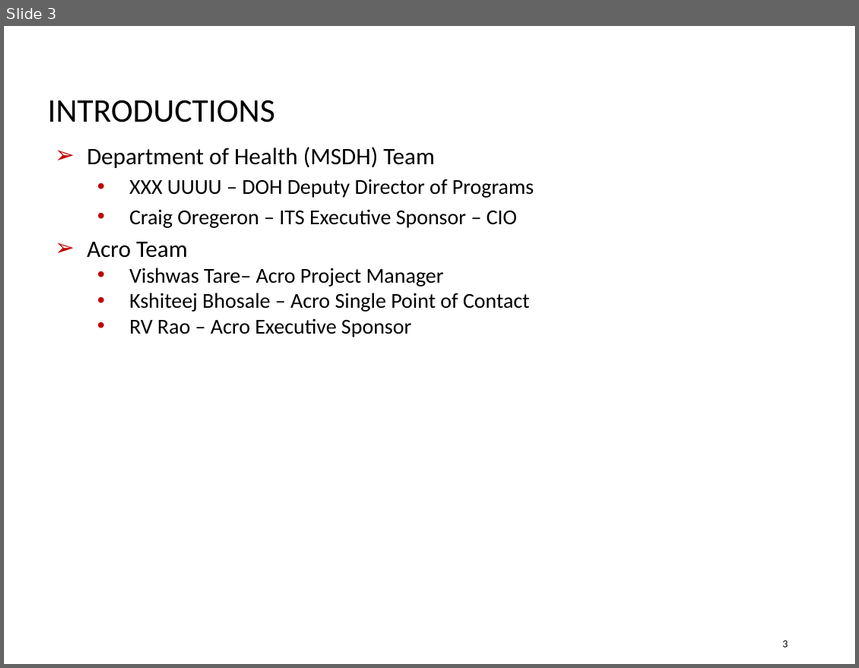
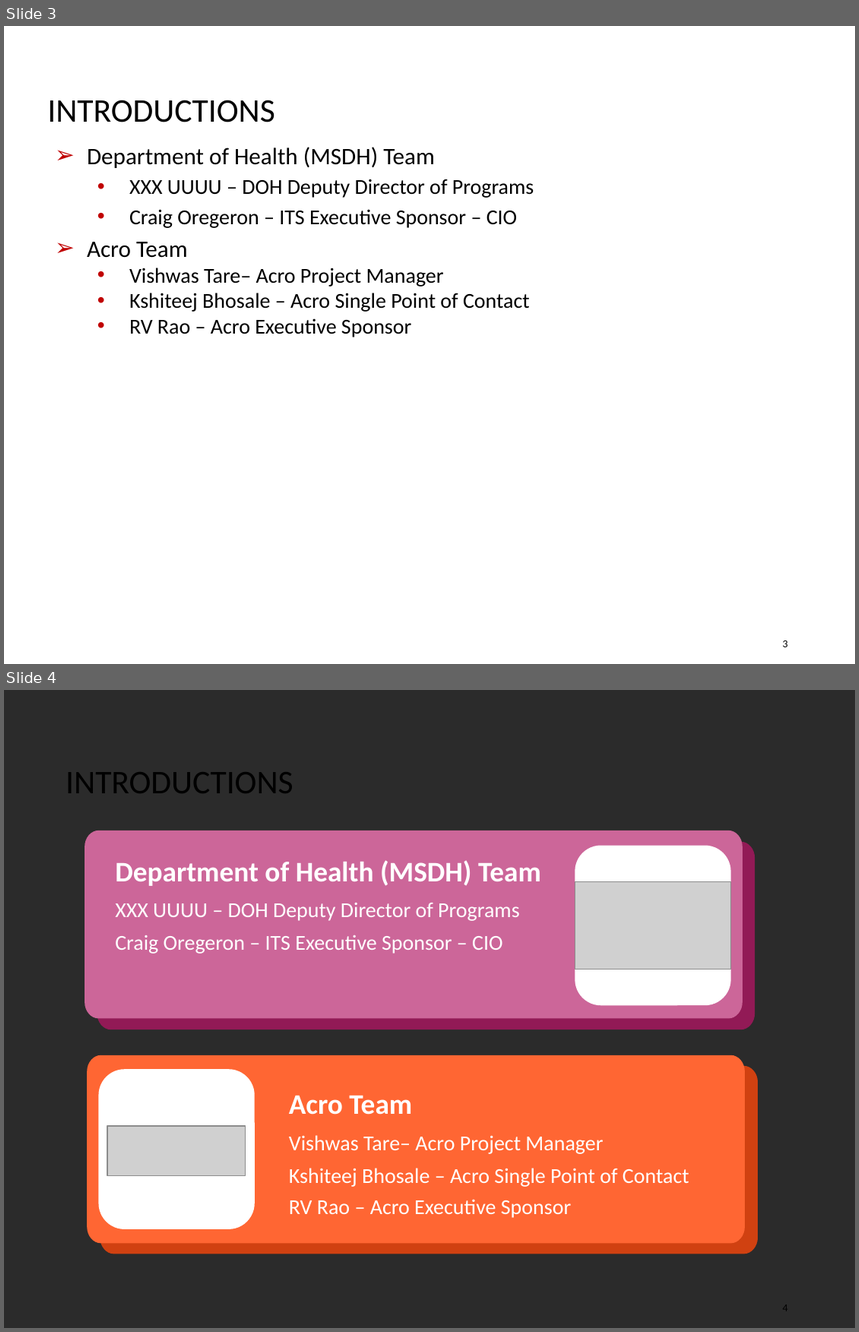
Before and after one commit to siddharthsacro/acrowork, a slide deck: 25-08-2018/KickOff_Meeting_WIPSlides-20180924-12.pptx. Shown one above the other, each under a label of ours: slide 3 before the commit, slides 3 and 4 after it. The pictures are 859x668 and 859x1332 pixels, drawn with LibreOffice and Linux fonts; fonts in the diff are those of the drawing; grey boxes stand for pictures; background and template pictures are left out; a plain dark background stands for a picture behind light text. Boxes give left, top, right and bottom in pixels: in the first picture for what was removed or moved away, otherwise in the second. Text is boxed around its words. In the diff, an @@ line names an element or a change of style, - is before the commit and + after.

```diff
--- a/25-08-2018/KickOff_Meeting_WIPSlides-20180924-12.pptx
+++ b/25-08-2018/KickOff_Meeting_WIPSlides-20180924-12.pptx
@@ slide 4 added at (x1=4, y1=690, x2=855, y2=1328), background picture (left out) @@
@@ text added at (x1=66, y1=772, x2=293, y2=793), 28 pt, text #000000 @@
+INTRODUCTIONS
@@ group added at (x1=85, y1=831, x2=755, y2=1030): 3 texts, 2 freeform shapes, 1 rounded rectangle, 1 picture @@
+Department of Health (MSDH) Team
+  XXX UUUU – DOH Deputy Director of Programs
+  Craig Oregeron – ITS Executive Sponsor – CIO
@@ group added at (x1=88, y1=1055, x2=758, y2=1255): 4 texts, 2 freeform shapes, 1 rounded rectangle, 1 picture @@
+Acro Team
+  Vishwas Tare– Acro Project Manager
+  Kshiteej Bhosale – Acro Single Point of Contact
+  RV Rao – Acro Executive Sponsor
@@ page number added at (x1=783, y1=1305, x2=788, y2=1312), 9 pt, text #000000 @@
+4
```
Also in this commit, not shown: 2 slides changed, 12 other slides added, 12 other files.
